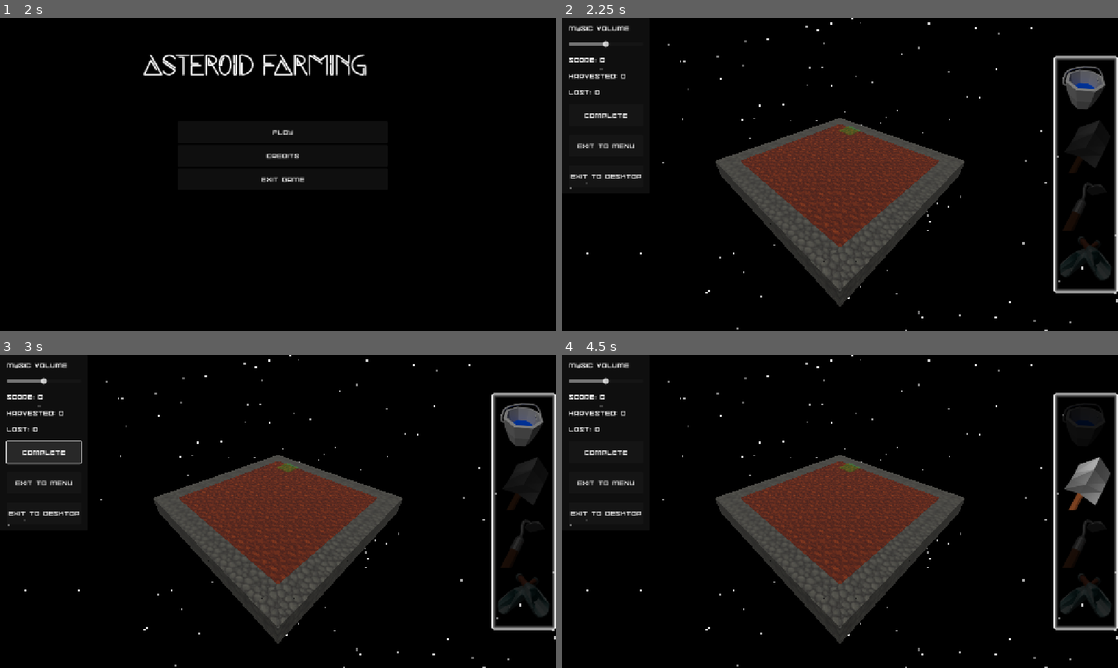
Above: before the commit, frames 1-4 (two rows, left to right).
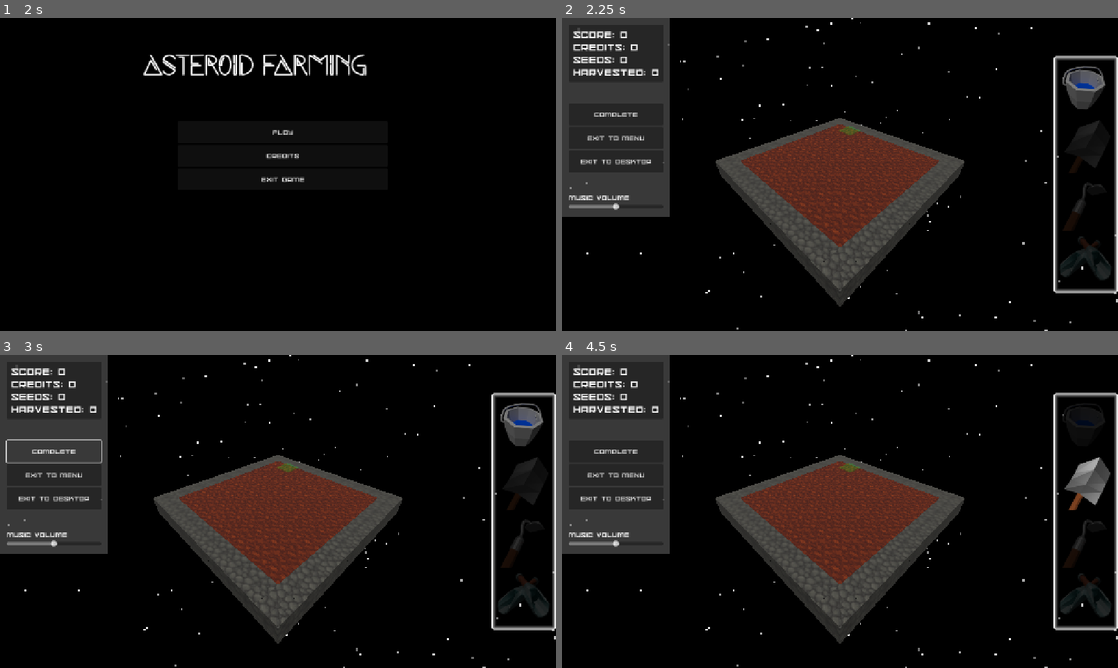
Above: after the commit, the same moments.

Repository: 100-Devs-1-Game/AsteroidFarming
Game: Godot game, scene res://scenes/rootscene.tscn
Two runs of this game, one before a commit and one after it. Both use one fixed random seed, a clock stepped at 60 frames per second and the inputs below.
Inputs (mouse positions are in pixels of both pictures, inside the frame that each line leads up to):
- Up to frame 1 (2 s): click "Credits" at 0.5 s; click "RETURN" at 1.25 s
- Up to frame 2 (2.25 s): click "Play" at 2 s
- Up to frame 3 (3 s): click "Complete" at 2.75 s
- Up to frame 4 (4.5 s): click (1084, 423) at 3.5 s; click (1084, 483) at 4.25 s

Frame 1 is identical in both runs. In frame 2, 8.2% of the frame differs, in the area x 0-20%, y 0-64%; in frame 3, 8.3%; in frame 4, 8.2%.

Commit message:
Shop update

Diff:
--- a/src/project.godot
+++ b/src/project.godot
@@ -14,6 +14,10 @@
 run/main_scene="uid://4mpcr7a6pv11"
 config/features=PackedStringArray("4.5", "GL Compatibility")
 config/icon="res://icon.svg"
+
+[autoload]
+
+EventManager="*res://scripts/event_manager.gd"
 
 [display]
 
--- a/src/scenes/game_menu.tscn
+++ b/src/scenes/game_menu.tscn
@@ -7,6 +7,13 @@
 [ext_resource type="Texture2D" uid="uid://b7fhm22gog55y" path="res://assets/art/bucket_icon.png" id="6_tox7i"]
 [ext_resource type="Texture2D" uid="uid://d0kdng5s0glbr" path="res://assets/art/hoe_icon.png" id="7_q233v"]
 [ext_resource type="Texture2D" uid="uid://vfaiwwpl7ne4" path="res://assets/art/collector_icon.png" id="8_laclm"]
+
+[sub_resource type="StyleBoxFlat" id="StyleBoxFlat_0b27c"]
+bg_color = Color(0.3372549, 0.3372549, 0.3372549, 0.6627451)
+
+[sub_resource type="LabelSettings" id="LabelSettings_0b27c"]
+font = ExtResource("2_p4b25")
+font_size = 24
 
 [sub_resource type="StyleBoxFlat" id="StyleBoxFlat_20eqh"]
 bg_color = Color(0.6, 0.6, 0.6, 0)
@@ -36,6 +43,7 @@
 layout_mode = 1
 offset_right = 125.0
 offset_bottom = 362.0
+theme_override_styles/panel = SubResource("StyleBoxFlat_0b27c")
 
 [node name="MarginContainer" type="MarginContainer" parent="Sidebar"]
 layout_mode = 2
@@ -46,48 +54,81 @@
 
 [node name="VBoxContainer" type="VBoxContainer" parent="Sidebar/MarginContainer"]
 layout_mode = 2
-theme_override_constants/separation = 20
+theme_override_constants/separation = 50
 metadata/_edit_use_anchors_ = true
 
-[node name="Label" type="Label" parent="Sidebar/MarginContainer/VBoxContainer"]
+[node name="PanelContainer" type="PanelContainer" parent="Sidebar/MarginContainer/VBoxContainer"]
 layout_mode = 2
-text = "Music Volume"
 
-[node name="HSlider" type="HSlider" parent="Sidebar/MarginContainer/VBoxContainer"]
+[node name="MarginContainer" type="MarginContainer" parent="Sidebar/MarginContainer/VBoxContainer/PanelContainer"]
 layout_mode = 2
-max_value = 1.0
-step = 0.1
-value = 0.5
+theme_override_constants/margin_left = 10
+theme_override_constants/margin_top = 10
+theme_override_constants/margin_right = 10
+theme_override_constants/margin_bottom = 10
 
-[node name="Score" type="Label" parent="Sidebar/MarginContainer/VBoxContainer"]
+[node name="VBoxContainer3" type="VBoxContainer" parent="Sidebar/MarginContainer/VBoxContainer/PanelContainer/MarginContainer"]
+layout_mode = 2
+
+[node name="Score" type="Label" parent="Sidebar/MarginContainer/VBoxContainer/PanelContainer/MarginContainer/VBoxContainer3"]
 unique_name_in_owner = true
 layout_mode = 2
+label_settings = SubResource("LabelSettings_0b27c")
 
-[node name="Harvest_count" type="Label" parent="Sidebar/MarginContainer/VBoxContainer"]
+[node name="Credits" type="Label" parent="Sidebar/MarginContainer/VBoxContainer/PanelContainer/MarginContainer/VBoxContainer3"]
 unique_name_in_owner = true
 layout_mode = 2
+label_settings = SubResource("LabelSettings_0b27c")
 
-[node name="Lost_count" type="Label" parent="Sidebar/MarginContainer/VBoxContainer"]
+[node name="Seeds" type="Label" parent="Sidebar/MarginContainer/VBoxContainer/PanelContainer/MarginContainer/VBoxContainer3"]
 unique_name_in_owner = true
 layout_mode = 2
+label_settings = SubResource("LabelSettings_0b27c")
 
-[node name="End Game" type="Button" parent="Sidebar/MarginContainer/VBoxContainer"]
+[node name="Harvest_count" type="Label" parent="Sidebar/MarginContainer/VBoxContainer/PanelContainer/MarginContainer/VBoxContainer3"]
+unique_name_in_owner = true
+layout_mode = 2
+label_settings = SubResource("LabelSettings_0b27c")
+
+[node name="Lost_count" type="Label" parent="Sidebar/MarginContainer/VBoxContainer/PanelContainer/MarginContainer/VBoxContainer3"]
+unique_name_in_owner = true
+visible = false
+layout_mode = 2
+label_settings = SubResource("LabelSettings_0b27c")
+
+[node name="VBoxContainer2" type="VBoxContainer" parent="Sidebar/MarginContainer/VBoxContainer"]
+layout_mode = 2
+
+[node name="End Game" type="Button" parent="Sidebar/MarginContainer/VBoxContainer/VBoxContainer2"]
 custom_minimum_size = Vector2(0, 50)
 layout_mode = 2
 theme_override_fonts/font = ExtResource("2_p4b25")
 text = "Complete"
 
-[node name="Exit to Menu" type="Button" parent="Sidebar/MarginContainer/VBoxContainer"]
+[node name="Exit to Menu" type="Button" parent="Sidebar/MarginContainer/VBoxContainer/VBoxContainer2"]
 custom_minimum_size = Vector2(0, 50)
 layout_mode = 2
 theme_override_fonts/font = ExtResource("2_p4b25")
 text = "Exit to Menu"
 
-[node name="Exit to Desktop" type="Button" parent="Sidebar/MarginContainer/VBoxContainer"]
+[node name="Exit to Desktop" type="Button" parent="Sidebar/MarginContainer/VBoxContainer/VBoxContainer2"]
 custom_minimum_size = Vector2(0, 50)
 layout_mode = 2
 theme_override_fonts/font = ExtResource("2_p4b25")
 text = "Exit to Desktop"
+
+[node name="VBoxContainer" type="VBoxContainer" parent="Sidebar/MarginContainer/VBoxContainer"]
+layout_mode = 2
+
+[node name="Label" type="Label" parent="Sidebar/MarginContainer/VBoxContainer/VBoxContainer"]
+layout_mode = 2
+text = "Music Volume"
+
+[node name="HSlider" type="HSlider" parent="Sidebar/MarginContainer/VBoxContainer/VBoxContainer"]
+layout_mode = 2
+max_value = 1.0
+step = 0.1
+value = 0.5
 
 [node name="Hotbar" type="PanelContainer" parent="."]
 layout_mode = 1
@@ -129,10 +170,10 @@
 layout_mode = 2
 texture_normal = ExtResource("8_laclm")
 
-[connection signal="value_changed" from="Sidebar/MarginContainer/VBoxContainer/HSlider" to="." method="_on_h_slider_value_changed"]
-[connection signal="button_down" from="Sidebar/MarginContainer/VBoxContainer/End Game" to="." method="_on_end_game_button_down"]
-[connection signal="button_down" from="Sidebar/MarginContainer/VBoxContainer/Exit to Menu" to="." method="_on_exit_to_menu_button_down"]
-[connection signal="button_down" from="Sidebar/MarginContainer/VBoxContainer/Exit to Desktop" to="." method="_on_exit_to_desktop_button_down"]
+[connection signal="button_down" from="Sidebar/MarginContainer/VBoxContainer/VBoxContainer2/End Game" to="." method="_on_end_game_button_down"]
+[connection signal="button_down" from="Sidebar/MarginContainer/VBoxContainer/VBoxContainer2/Exit to Menu" to="." method="_on_exit_to_menu_button_down"]
+[connection signal="button_down" from="Sidebar/MarginContainer/VBoxContainer/VBoxContainer2/Exit to Desktop" to="." method="_on_exit_to_desktop_button_down"]
+[connection signal="value_changed" from="Sidebar/MarginContainer/VBoxContainer/VBoxContainer/HSlider" to="." method="_on_h_slider_value_changed"]
 [connection signal="button_down" from="Hotbar/MarginContainer/VBoxContainer/tool_bucket" to="." method="_on_tool_bucket_button_down"]
 [connection signal="button_down" from="Hotbar/MarginContainer/VBoxContainer/tool_shovel" to="." method="_on_tool_shovel_button_down"]
 [connection signal="button_down" from="Hotbar/MarginContainer/VBoxContainer/tool_hoe" to="." method="_on_tool_hoe_button_down"]
--- a/src/scenes/main.tscn
+++ b/src/scenes/main.tscn
@@ -6,6 +6,7 @@
 [ext_resource type="PackedScene" uid="uid://u07ux4av6dcg" path="res://scenes/game_menu.tscn" id="3_tipki"]
 [ext_resource type="Script" uid="uid://bwlj0grhdgew4" path="res://scripts/camera_pivot.gd" id="4_85g3d"]
 [ext_resource type="Environment" uid="uid://dol1vabg3lf3" path="res://assets/world_environment.tres" id="5_choun"]
+[ext_resource type="PackedScene" uid="uid://b30mmydhqq4xf" path="res://scenes/shop_ui.tscn" id="5_tipki"]
 [ext_resource type="PackedScene" uid="uid://1hnrcibjxx0j" path="res://scenes/starfield.tscn" id="6_ya4ey"]
 
 [sub_resource type="StandardMaterial3D" id="StandardMaterial3D_w2mt5"]
@@ -36,6 +37,9 @@
 
 [node name="Game Menu" parent="CanvasLayer" instance=ExtResource("3_tipki")]
 
+[node name="ShopUI" parent="CanvasLayer" instance=ExtResource("5_tipki")]
+visible = false
+
 [node name="camera pivot" type="Node3D" parent="."]
 script = ExtResource("4_85g3d")
 
--- /dev/null
+++ b/src/scenes/shop_ui.gd
@@ -0,0 +1,40 @@
+class_name Shop
+extends PanelContainer
+
+const SEED_PRICE= 10
+
+@onready var label_credits: Label = %"Label Credits"
+@onready var label_seeds: Label = %"Label Seeds"
+@onready var button_buy_1: Button = %"Button Buy1"
+@onready var button_buy_5: Button = %"Button Buy5"
+@onready var button_buy_10: Button = %"Button Buy10"
+@onready var label_sold: Label = %Sold
+
+
+
+func _ready() -> void:
+	EventManager.credits_updated.connect(on_credits_updated)
+	EventManager.seeds_updated.connect(on_seeds_updated)
+	EventManager.sold_harvest.connect(on_harvest_sold)
+
+
+func open():
+	EventManager.sell_harvest.emit()
+
+
+func buy(amount: int):
+	EventManager.bought_seeds.emit(amount)
+
+
+func on_credits_updated(credits: int):
+	button_buy_1.disabled = credits < SEED_PRICE
+	button_buy_5.disabled = credits < 5 * SEED_PRICE
+	button_buy_10.disabled = credits < 10 * SEED_PRICE
+
+
+func on_seeds_updated(seeds: int):
+	label_seeds.text = str(seeds)
+
+
+func on_harvest_sold(harvest: int):
+	label_sold.text = "Sold %dX" % harvest
--- /dev/null
+++ b/src/scenes/shop_ui.tscn
@@ -0,0 +1,132 @@
+[gd_scene load_steps=7 format=3 uid="uid://b30mmydhqq4xf"]
+
+[ext_resource type="FontFile" uid="uid://rm8deh0nxdgw" path="res://fonts/space-madness-font/SpaceMadness-2R6v.ttf" id="1_fs6yy"]
+[ext_resource type="Script" uid="uid://cvc43ekqqd7a3" path="res://scenes/shop_ui.gd" id="1_oixfk"]
+
+[sub_resource type="StyleBoxFlat" id="StyleBoxFlat_oixfk"]
+bg_color = Color(0.22745098, 0.22745098, 0.22745098, 0.50980395)
+
+[sub_resource type="LabelSettings" id="LabelSettings_oixfk"]
+font = ExtResource("1_fs6yy")
+font_size = 48
+
+[sub_resource type="LabelSettings" id="LabelSettings_18xnp"]
+font = ExtResource("1_fs6yy")
+font_size = 32
+
+[sub_resource type="LabelSettings" id="LabelSettings_crtus"]
+font = ExtResource("1_fs6yy")
+font_size = 32
+font_color = Color(0.043137256, 0.8627451, 0.4509804, 1)
+
+[node name="ShopUI" type="PanelContainer"]
+custom_minimum_size = Vector2(500, 500)
+anchors_preset = 8
+anchor_left = 0.5
+anchor_top = 0.5
+anchor_right = 0.5
+anchor_bottom = 0.5
+offset_left = -250.0
+offset_top = -20.0
+offset_right = 250.0
+offset_bottom = 20.0
+grow_horizontal = 2
+grow_vertical = 2
+theme_override_styles/panel = SubResource("StyleBoxFlat_oixfk")
+script = ExtResource("1_oixfk")
+
+[node name="MarginContainer" type="MarginContainer" parent="."]
+layout_mode = 2
+theme_override_constants/margin_left = 20
+theme_override_constants/margin_top = 20
+theme_override_constants/margin_right = 20
+theme_override_constants/margin_bottom = 20
+
+[node name="VBoxContainer" type="VBoxContainer" parent="MarginContainer"]
+layout_mode = 2
+theme_override_constants/separation = 50
+
+[node name="Label" type="Label" parent="MarginContainer/VBoxContainer"]
+layout_mode = 2
+text = "SHOP"
+label_settings = SubResource("LabelSettings_oixfk")
+horizontal_alignment = 1
+
+[node name="HBoxContainer" type="HBoxContainer" parent="MarginContainer/VBoxContainer"]
+layout_mode = 2
+theme_override_constants/separation = 10
+
+[node name="Label" type="Label" parent="MarginContainer/VBoxContainer/HBoxContainer"]
+custom_minimum_size = Vector2(250, 0)
+layout_mode = 2
+text = "Credits"
+label_settings = SubResource("LabelSettings_18xnp")
+
+[node name="Label Credits" type="Label" parent="MarginContainer/VBoxContainer/HBoxContainer"]
+unique_name_in_owner = true
+custom_minimum_size = Vector2(80, 0)
+layout_mode = 2
+text = "0"
+label_settings = SubResource("LabelSettings_18xnp")
+horizontal_alignment = 2
+
+[node name="HBoxContainer3" type="HBoxContainer" parent="MarginContainer/VBoxContainer"]
+layout_mode = 2
+theme_override_constants/separation = 10
+
+[node name="Label" type="Label" parent="MarginContainer/VBoxContainer/HBoxContainer3"]
+custom_minimum_size = Vector2(250, 0)
+layout_mode = 2
+text = "Seeds"
+label_settings = SubResource("LabelSettings_18xnp")
+
+[node name="Label Seeds" type="Label" parent="MarginContainer/VBoxContainer/HBoxContainer3"]
+unique_name_in_owner = true
+custom_minimum_size = Vector2(80, 0)
+layout_mode = 2
+text = "0"
+label_settings = SubResource("LabelSettings_18xnp")
+horizontal_alignment = 2
+
+[node name="HBoxContainer2" type="HBoxContainer" parent="MarginContainer/VBoxContainer"]
+layout_mode = 2
+theme_override_constants/separation = 30
+alignment = 1
+
+[node name="Label3" type="Label" parent="MarginContainer/VBoxContainer/HBoxContainer2"]
+layout_mode = 2
+text = "BUY ( $10 )"
+label_settings = SubResource("LabelSettings_18xnp")
+
+[node name="Button Buy1" type="Button" parent="MarginContainer/VBoxContainer/HBoxContainer2"]
+unique_name_in_owner = true
+custom_minimum_size = Vector2(50, 0)
+layout_mode = 2
+theme_override_fonts/font = ExtResource("1_fs6yy")
+text = "1 x"
+
+[node name="Button Buy5" type="Button" parent="MarginContainer/VBoxContainer/HBoxContainer2"]
+unique_name_in_owner = true
+custom_minimum_size = Vector2(50, 0)
+layout_mode = 2
+theme_override_fonts/font = ExtResource("1_fs6yy")
+text = "5 x"
+
+[node name="Button Buy10" type="Button" parent="MarginContainer/VBoxContainer/HBoxContainer2"]
+unique_name_in_owner = true
+custom_minimum_size = Vector2(50, 0)
+layout_mode = 2
+theme_override_fonts/font = ExtResource("1_fs6yy")
+text = "10 x"
+
+[node name="Sold" type="Label" parent="MarginContainer/VBoxContainer"]
+unique_name_in_owner = true
+layout_mode = 2
+size_flags_vertical = 10
+text = "SOLD 44x"
+label_settings = SubResource("LabelSettings_crtus")
+horizontal_alignment = 1
+
+[connection signal="pressed" from="MarginContainer/VBoxContainer/HBoxContainer2/Button Buy1" to="." method="buy" binds= [1]]
+[connection signal="pressed" from="MarginContainer/VBoxContainer/HBoxContainer2/Button Buy5" to="." method="buy" binds= [5]]
+[connection signal="pressed" from="MarginContainer/VBoxContainer/HBoxContainer2/Button Buy10" to="." method="buy" binds= [10]]
--- /dev/null
+++ b/src/scripts/event_manager.gd
@@ -0,0 +1,7 @@
+extends Node
+
+signal credits_updated(credits: int)
+signal seeds_updated(seeds: int)
+signal bought_seeds(seeds: int)
+signal sell_harvest()
+signal sold_harvest(harvest: int)
--- a/src/scripts/game_menu.gd
+++ b/src/scripts/game_menu.gd
@@ -4,6 +4,8 @@
 @onready var score_label: Label = %Score
 @onready var harvest_count_label: Label = %Harvest_count
 @onready var lost_count_label: Label = %Lost_count
+@onready var credits_label: Label = %Credits
+@onready var seeds_label: Label = %Seeds
 
 @onready var tool_buttons = {
 	0: %tool_bucket,
@@ -24,6 +26,17 @@
 	set(value):
 		lost = value
 		lost_count_label.text = "Lost: " + str(value)
+var credits: int= 0:
+	set(value):
+		credits= value
+		credits_label.text= "Credits: " + str(credits)
+		EventManager.credits_updated.emit(credits)
+var seeds: int= 0:
+	set(value):
+		seeds= value
+		seeds_label.text= "Seeds: " + str(seeds)
+		EventManager.seeds_updated.emit(seeds)
+
 
 var tool: int:
 	get(): return owner.active_tool
@@ -33,7 +46,14 @@
 	score = 0
 	harvested = 0
 	lost = 0
+	credits = 0
+	seeds = 0
 	_on_h_slider_value_changed(0.5)
+	EventManager.bought_seeds.connect(func(amount: int):
+		seeds+= amount
+		credits-= amount * Shop.SEED_PRICE
+		harvested= 0
+	)
 
 func _process(_delta: float) -> void:
 	for b in tool_buttons.keys():
Not shown: 1 places in src/scenes/game_menu.tscn that only renumber resources
Not shown: 1 places in src/scenes/main.tscn that only renumber resources
Not shown, added: src/scenes/shop_ui.gd.uid
Not shown, added: src/scripts/event_manager.gd.uid
